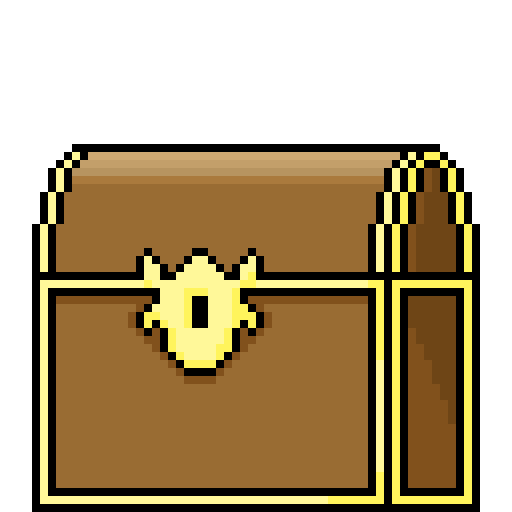
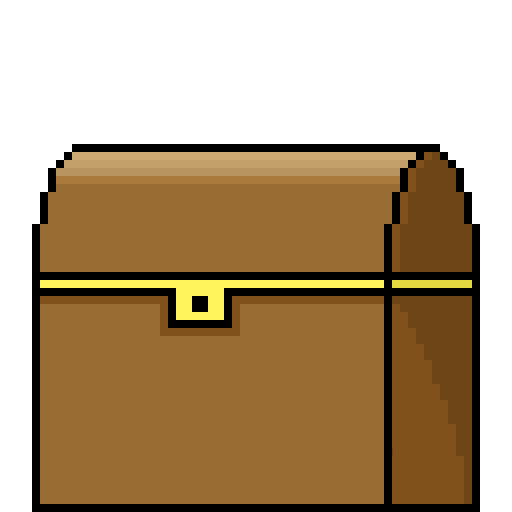
Before/after of a 512 x 512 layered artwork. What changed in the layer stack:
hid "레이어 4" over [left=40, top=152, right=472, bottom=504]
hid "레이어 3" over [left=40, top=152, right=472, bottom=504]
showed "레이어 2" over [left=40, top=152, right=472, bottom=504]
showed "레이어 1" over [left=40, top=152, right=472, bottom=504]
